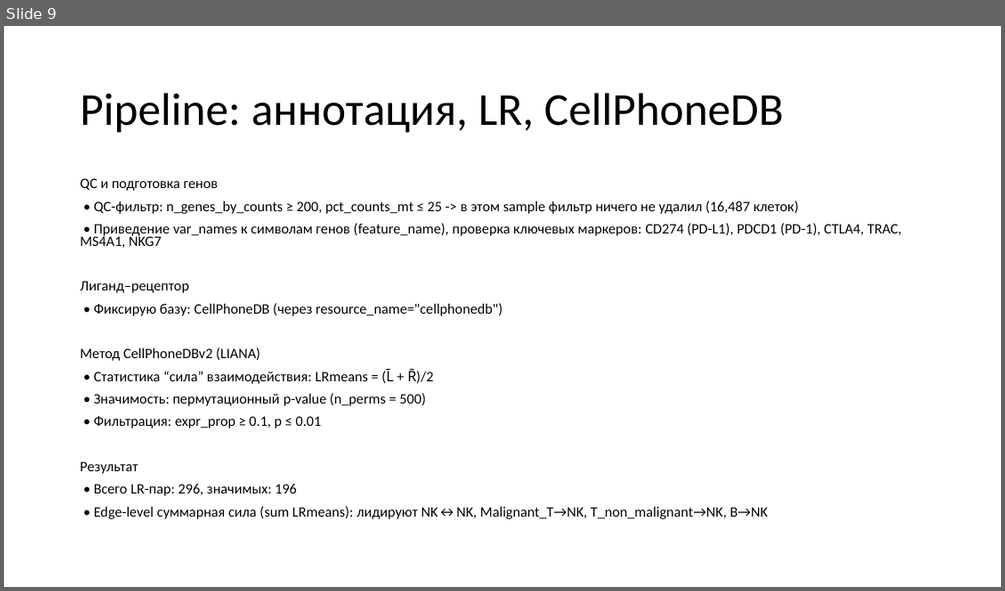
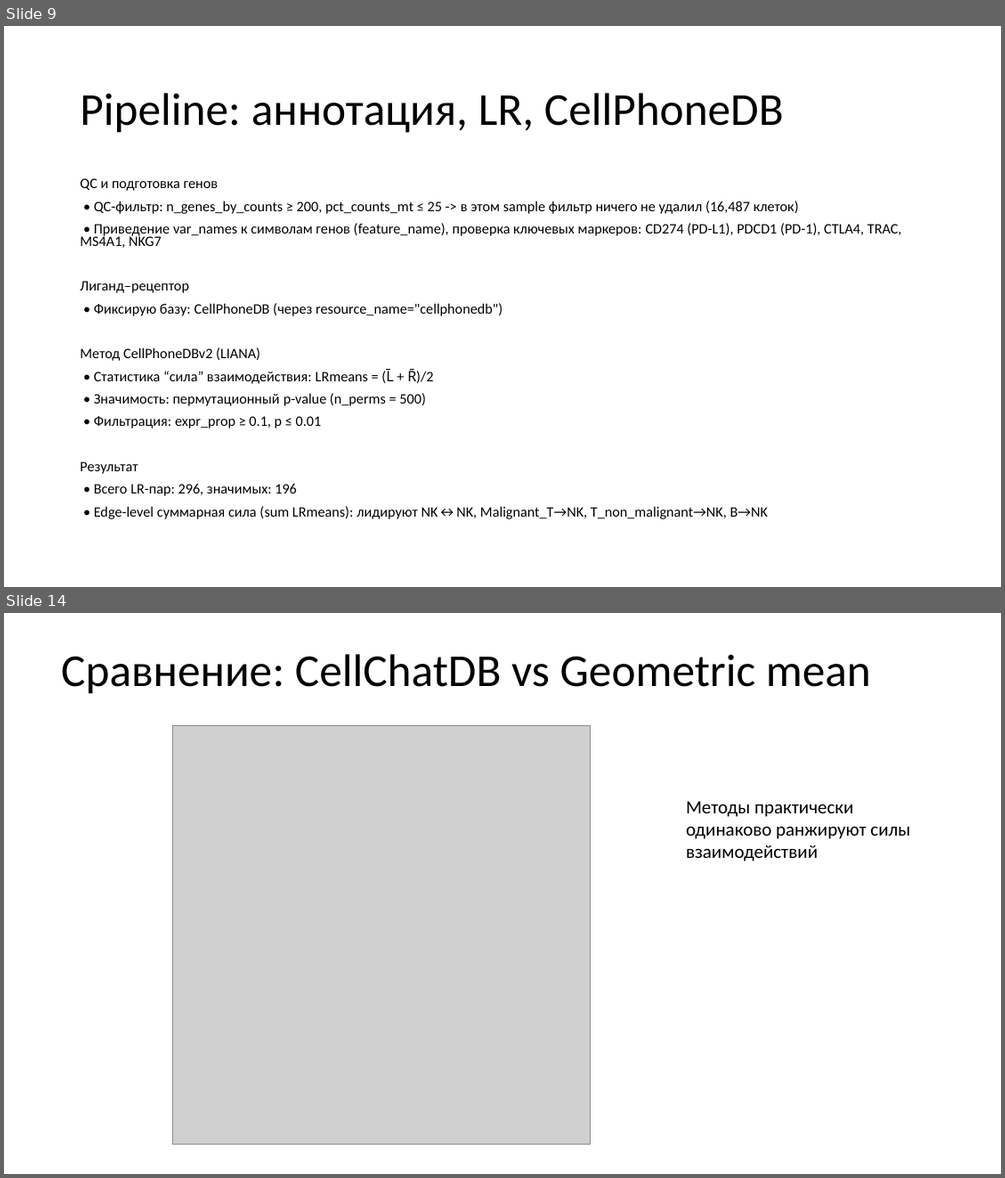
Before and after one commit to mrvagabov/sc-genomics, a slide deck: Анализ межклеточных взаимодействий_Вагабов.pptx. Shown one above the other, each under a label of ours: slide 9 before the commit, slides 9 and 14 after it; the slides between them are not shown. The pictures are 1005x591 and 1005x1178 pixels, drawn with LibreOffice and Linux fonts; fonts in the diff are those of the drawing; grey boxes stand for pictures. Boxes give left, top, right and bottom in pixels: in the first picture for what was removed or moved away, otherwise in the second. Text is boxed around its words. In the diff, an @@ line names an element or a change of style, - is before the commit and + after.

```diff
--- a/Анализ межклеточных взаимодействий_Вагабов.pptx
+++ b/Анализ межклеточных взаимодействий_Вагабов.pptx
@@ slide 14 added at [4, 613, 1001, 1174], background #FFFFFF @@
@@ title added at [61, 654, 871, 694], 44 pt, text #000000 @@
+Сравнение: CellChatDB vs Geometric mean
@@ picture added at [172, 726, 590, 1144] @@
@@ text added at [686, 801, 910, 861], 18 pt, text #000000 @@
+Методы практически одинаково ранжируют силы взаимодействий
```
Also in this commit, not shown: 2 slides changed, 5 other slides added, 9 slides removed, 1 other file.
